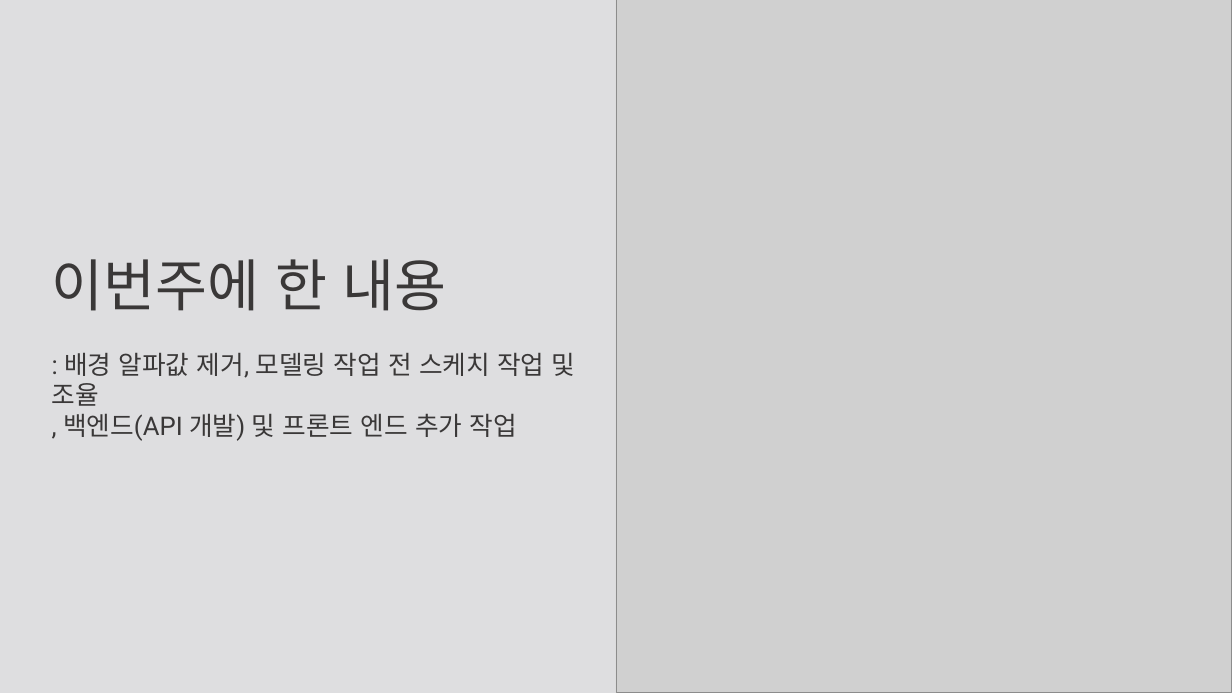
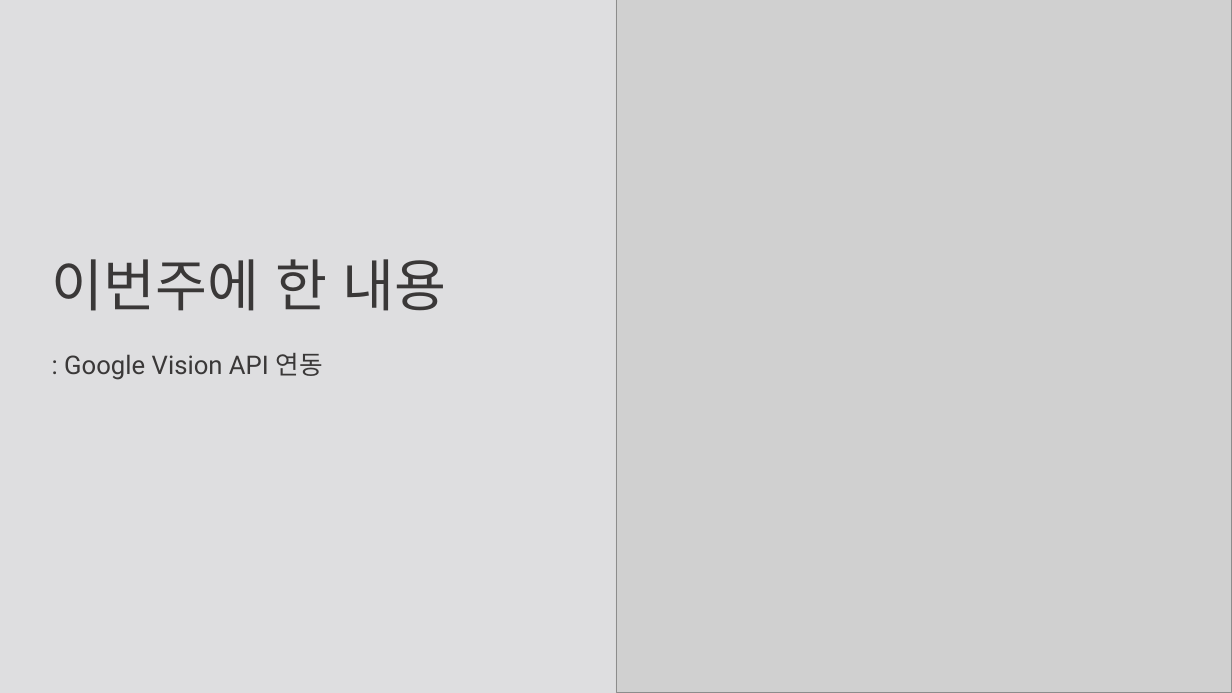
Before and after one commit to weaknessHero/Project_AvatarS, a slide deck: slide 15 of 발표자료/업데이트/LJJppt.pptx. Drawn at 1232x693 pixels with LibreOffice and Linux fonts; fonts in the diff are those of the drawing; grey boxes stand for pictures. Boxes give left, top, right and bottom in pixels: in the first picture for what was removed or moved away, otherwise in the second. Text is boxed around its words. In the diff, an @@ line names an element or a change of style, - is before the commit and + after.

```diff
--- a/발표자료/업데이트/LJJppt.pptx
+++ b/발표자료/업데이트/LJJppt.pptx
@@ text at <box>64,353,323,380</box>: text changed @@
-: 배경 알파값 제거, 모델링 작업 전 스케치 작업 및 조율
-, 백엔드(API 개발) 및 프론트 엔드 추가 작업
+: Google Vision API 연동
```
Also in this commit, not shown: 1 slide added, 1 slide removed.
